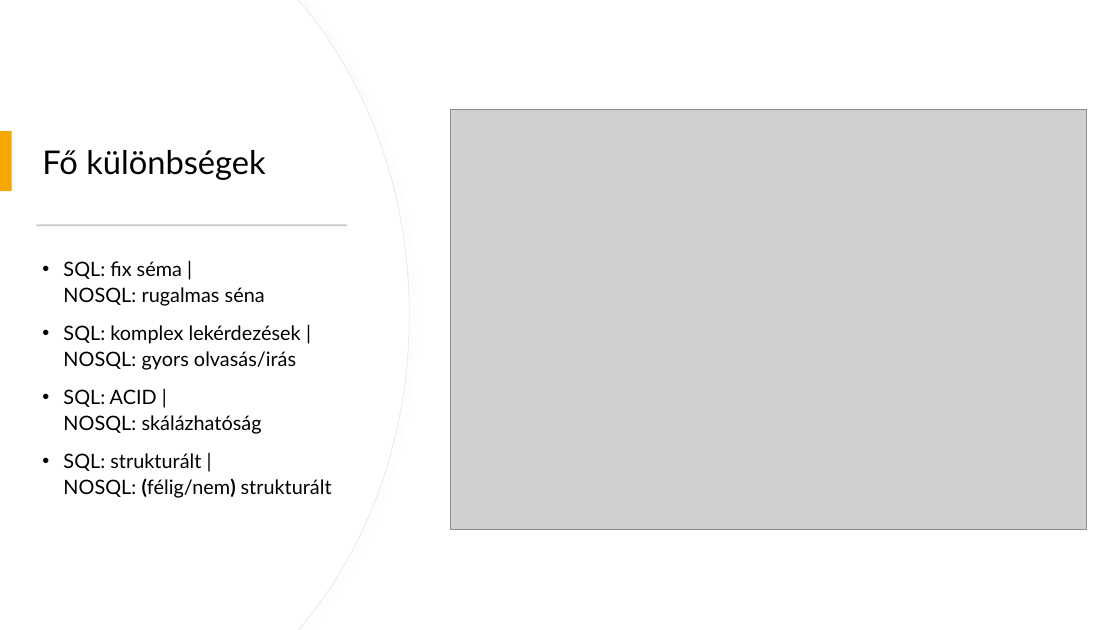
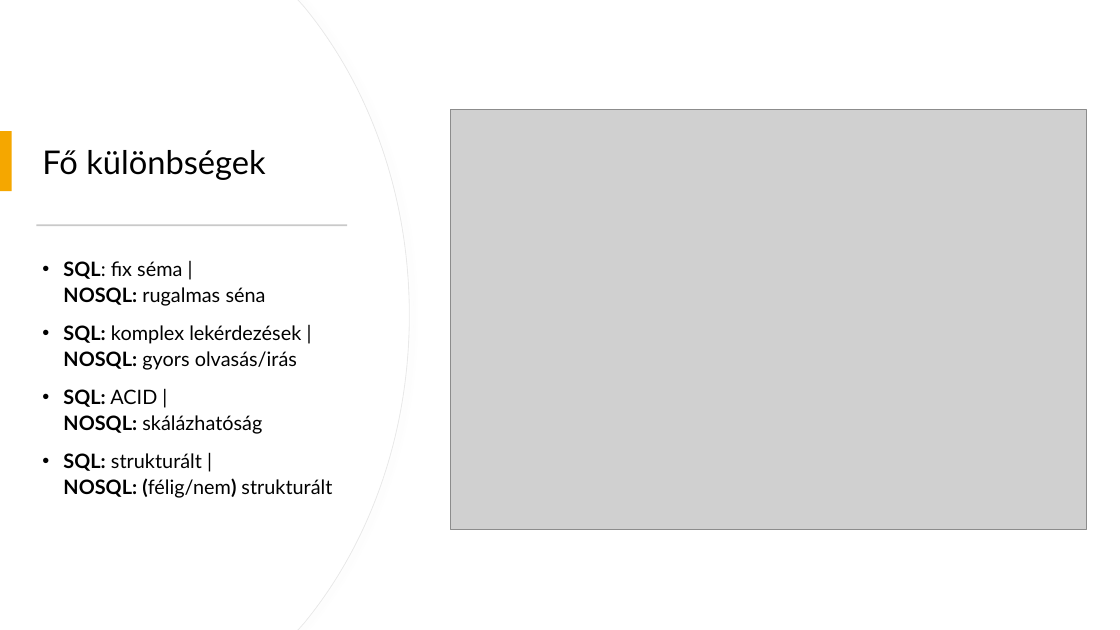
Before and after one commit to LukaPollo/NoSQL-Sql-ElasticSearch-IKT, a slide deck: slide 5 of presentation/IKT NoSql Sql Elastic Search.pptx. Drawn at 1120x630 pixels with LibreOffice and Linux fonts; fonts in the diff are those of the drawing; grey boxes stand for pictures. Boxes give left, top, right and bottom in pixels: in the first picture for what was removed or moved away, otherwise in the second. Text is boxed around its words. In the diff, an @@ line names an element or a change of style, - is before the commit and + after.

```diff
--- a/presentation/IKT NoSql Sql Elastic Search.pptx
+++ b/presentation/IKT NoSql Sql Elastic Search.pptx
@@ text "SQL: fix séma | NOSQL: ..." at [63, 261, 332, 498]: bold on in "SQL: NOSQL:", "SQL: NOSQL:", "SQL: NOSQL:", "SQL: NOSQL:" @@
```
Also in this commit, not shown: 1 other slide changed.
